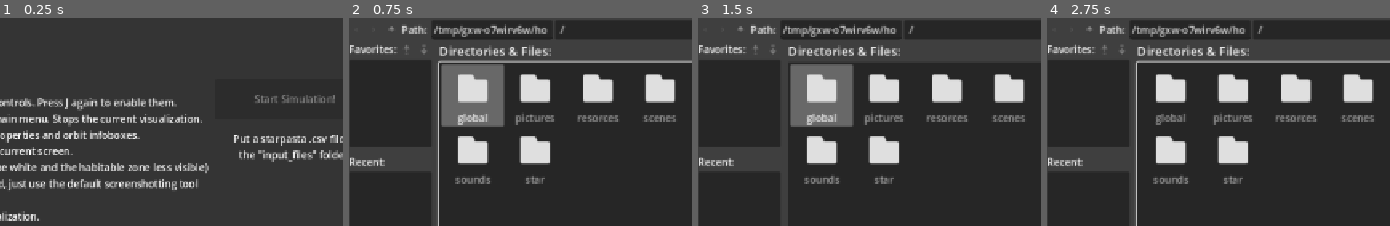
Above: before the commit, frames 1-4 (left to right).
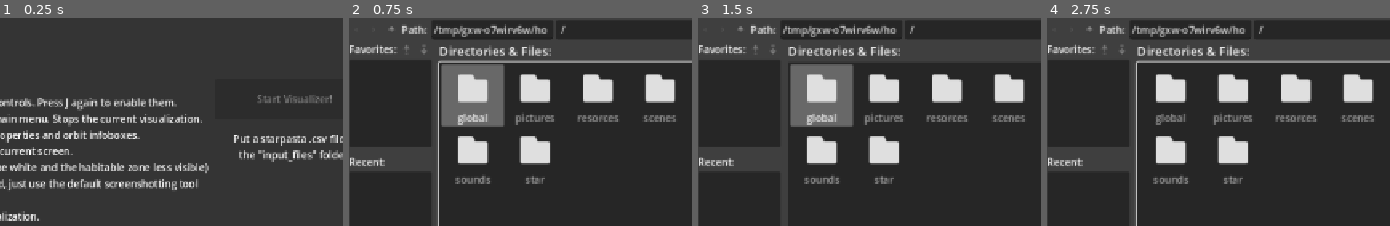
Above: after the commit, the same moments.

Repository: flam3bit/stellar-evolution-visualizer
Game: Godot game, scene res://scenes/gd_starpasta.tscn
Same seed, same stepped clock (60 frames per second), same inputs: the game is played once before the commit and once after it.
Inputs (mouse positions are % of the whole screen's width and height, from its top left):
- Up to frame 1 (0.25 s): no input
- Up to frame 2 (0.75 s): click "Import file" at 0.5 s
- Up to frame 3 (1.5 s): click (47, 63) at 1.27 s; type "12" at 1.35 s
- Up to frame 4 (2.75 s): click "Skip Main Sequence?" at 2 s
The pictures show only the part of the screen within x 15-65%, y 7-57%; the shares and areas given below are measured in that part.

The runs differ from the first frame. In frame 1, 0.4% of the frame differs, in the area x 74-98%, y 37-41%; in frame 2, less than 0.1%; in frame 3, less than 0.1%; in frame 4, less than 0.1%.

Commit message:
tweaked stuff

Diff:
--- a/global/debug.gd
+++ b/global/debug.gd
@@ -1,4 +1,6 @@
 extends Node
+
+signal before_restart
 
 func _unhandled_key_input(event: InputEvent) -> void:
 	if event.is_pressed():
@@ -6,6 +8,7 @@
 		match key:
 			KEY_R:
 				HelperFunctions.logprint("Reloading!")
+				before_restart.emit()
 				get_tree().reload_current_scene()
 			KEY_ESCAPE:
 				HelperFunctions.logprint("Quitting!")
--- a/scenes/main_menu.tscn
+++ b/scenes/main_menu.tscn
@@ -69,7 +69,7 @@
 anchor_bottom = 0.355556
 offset_top = -1.52588e-05
 disabled = true
-text = "Start Simulation!"
+text = "Start Visualizer!"
 metadata/_edit_use_anchors_ = true
 
 [node name="OptionsLbl" type="Label" parent="MenuLayer"]
--- a/scripts/main_menu.gd
+++ b/scripts/main_menu.gd
@@ -167,7 +167,10 @@
 	HelperFunctions.logprint("Toggled orbit: {0}".format([toggled_on]))
 
 func _on_import_file_button_pressed() -> void:
-	show_open_dialog()
+	if $MenuLayer/VBoxContainer/ImportFileButton.text == "Imported file, click to restart.":
+		get_tree().reload_current_scene()
+	else:
+		show_open_dialog()
 
 func _selected_a_file(path:String):
 	var f_name = path.split("/", false)[path.split("/", false).size() - 1]
@@ -179,8 +182,7 @@
 
 	while file.get_position() < file.get_length():
 		copied_file.store_line(file.get_line())
-
-	get_tree().reload_current_scene()
+	$MenuLayer/VBoxContainer/ImportFileButton.text = "Imported file, click to restart."
 
 func show_open_dialog():
 	var dialogue:FileDialog = FileDialog.new()
--- a/scripts/planet_orbit.gd
+++ b/scripts/planet_orbit.gd
@@ -84,13 +84,16 @@
 		modulate = Constants.FADE
 
 	store_data()
+var mult = 1
+func store_data():
+	var age = str(star.get_age())
+	var sma = str(get_semi_major_axis_au())
+	var s_rad = str(star.get_radius_au())
+	var apocent = str(get_apoastron_au())
+	var ratio = str(star.get_radius_au() / get_apoastron_au())
+	var rot = str(get_angle_deg())
 
-func store_data():
-	var age = star.get_age()
-	var sma = get_semi_major_axis_au()
-	var s_rad = star.get_radius_au()
-	var ratio = s_rad / sma
-	orbit_file.store_csv_line([str(age), str(sma), str(s_rad), str(ratio)])
+	orbit_file.store_csv_line([age, sma, s_rad, ratio, rot])
 
 ## Gets the closest point from the star. -astron relates to stars, not the Sun, where it would be called
 ## perihelion.
@@ -127,3 +130,10 @@
 
 func set_star(star_node:Star):
 	star = star_node
+
+func get_angle_deg():
+	var absdeg:float = abs(rotation_degrees)
+
+	var multiplier:int = (1 + int(absdeg / 360.0)) * 360
+
+	return absdeg / multiplier
--- a/scripts/simulation.gd
+++ b/scripts/simulation.gd
@@ -283,6 +283,7 @@
 	orig_mass = original_mass
 	$Star.init_mass = original_mass
 	$Star.init_temp = original_temp
+	HelperFunctions.logprint("Temperature:", int($Star.init_temp), "K")
 	transmit_star_data.emit(data, star_name)
 	load_star_config(star_name)
 	$Star.set_star_name(star_name)
--- a/scripts/star.gd
+++ b/scripts/star.gd
@@ -28,6 +28,14 @@
 var supernova_idx = 99999 # scuffed ass number to prevent any interaction with existing data.
 var init_mass = 1
 var supernova:bool = true
+var post_pause:bool = true
+var general_idx = 0
+var initial_diff = sim_data[2][1] - sim_data[2][0]
+var frac = 1
+var max_idx = sim_data[2].size() - 1
+var avg_diff:float = 150
+var proportion:float = 1
+var ydiff:float
 
 @onready var sim_parent:Simulation = get_parent()
 
@@ -44,8 +52,15 @@
 func _process(delta: float) -> void:
 	max_idx = sim_data[2].size() - 1
 	initial_diff = sim_data[2][1] - sim_data[2][0]
+
+	var idiff = (sim_data[2][1] - sim_data[2][0]) * delta
+
 	scale = Vector2(radius, radius)
 	self_modulate = StarColors.get_color_from_temp(temperature)
+
+
+	#speed_mult *= proportion
+
 	advance_stage()
 	match_stage(stage)
 	advance_age(delta)
@@ -54,28 +69,7 @@
 	change_mass(delta)
 	change_luminosity(delta)
 	change_hz(delta)
-
-	if init_temp >= 33300:
-		if stage == SUBGIANT_HERTZSPRUNG:
-			speed_mult = 0.2
-
-	if init_temp >= 5380 and init_temp < 5930:
-		if stage == SUBGIANT_HERTZSPRUNG:
-			speed_mult = 0.5
-		if stage > GIANT_BRANCH and stage < He_WD:
-			speed_mult = 0.25
-			if stage == EARLY_AGB:
-				speed_mult = 0.01
-			if stage == TP_AGB:
-				speed_mult = 0.0005
-
-
-	if stage >= He_WD:
-
-		if general_idx >= speed_idx:
-			speed_mult = 1
-		else:
-			speed_mult = 0.01
+	check_temperature_conditions(delta)
 
 	if stage < He_WD:
 		speed_idx = general_idx + 2
@@ -85,22 +79,39 @@
 		HelperFunctions.logprint("Supernova!")
 		supernova = false
 
+
+func check_temperature_conditions(delta:float):
+	if init_temp >= 33300:
+		if stage >= SUBGIANT_HERTZSPRUNG:
+			speed_mult = 0.1 * proportion
+
+	if init_temp >= 5380 and init_temp < 5930:
+		if stage == SUBGIANT_HERTZSPRUNG:
+			speed_mult = 0.5 * proportion
+		if stage > GIANT_BRANCH and stage < He_WD:
+			speed_mult = 0.25 * proportion
+			if stage == EARLY_AGB:
+				speed_mult = 0.01 * proportion
+			if stage == TP_AGB:
+				speed_mult = 0.0005 * proportion
+
+		if stage >= He_WD:
+
+			if general_idx >= speed_idx:
+				speed_mult = 1
+			else:
+				speed_mult = 0.01 * proportion
+
 	if sim_parent.pause_sim_at_age:
 		var percent:float = sim_parent.config_star_age * 0.1
 
 		if get_age() >= sim_parent.config_star_age - percent:
-			speed_mult = move_toward(speed_mult, 0.1, 0.15 * delta)
+			speed_mult = move_toward(speed_mult * proportion, 0.1, 0.15 * delta)
 	else:
 		if post_pause:
 			speed_mult = 1
 			post_pause = false
 
-var post_pause:bool = true
-var general_idx = 0
-var initial_diff = sim_data[2][1] - sim_data[2][0]
-var frac = 1
-var max_idx = sim_data[2].size() - 1
-
 func advance_age(delta):
 	var prev_age = sim_data[2][general_idx]
 	var next_age = prev_age
@@ -110,21 +121,24 @@
 	else:
 		next_age = sim_data[2][general_idx + 1]
 
-	var diff = next_age - prev_age
-
-	if diff == 0:
+	ydiff = next_age - prev_age
+
+	if ydiff == 0:
 		general_idx += 1
 		return
+
 	# hopefully it wont tweak out or smth
 
-	frac = initial_diff / diff
-
-	age += (diff * delta) * frac * speed_mult
+	frac = initial_diff / ydiff
+
+	#prints(diff, frac, speed_mult, initial_diff)
+
+	age += (ydiff * delta) * frac * speed_mult
 
 	if age >= next_age:
 		age = next_age
 		if age >= sim_data[2][max_idx]:
-			diff = 0
+			ydiff = 0
 		else:
 			general_idx += 1
 
@@ -257,7 +271,7 @@
 	stage = data[1][0]
 	age = data[2][0]
 	temperature = data[6][0]
-	init_temp = data[6][0]
+	#init_temp = data[6][0]
 	luminosity = data[4][0]
 	mass = data[3][0]
 	radius = data[5][0]
